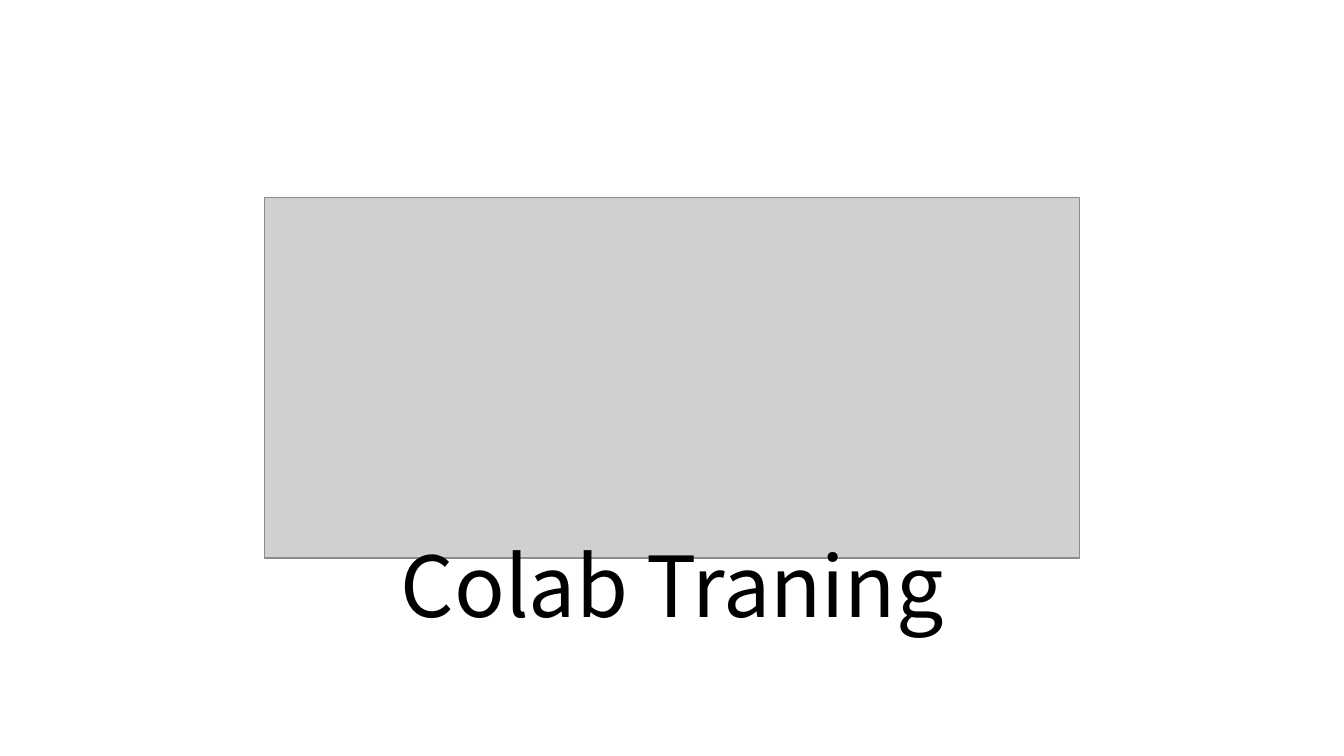
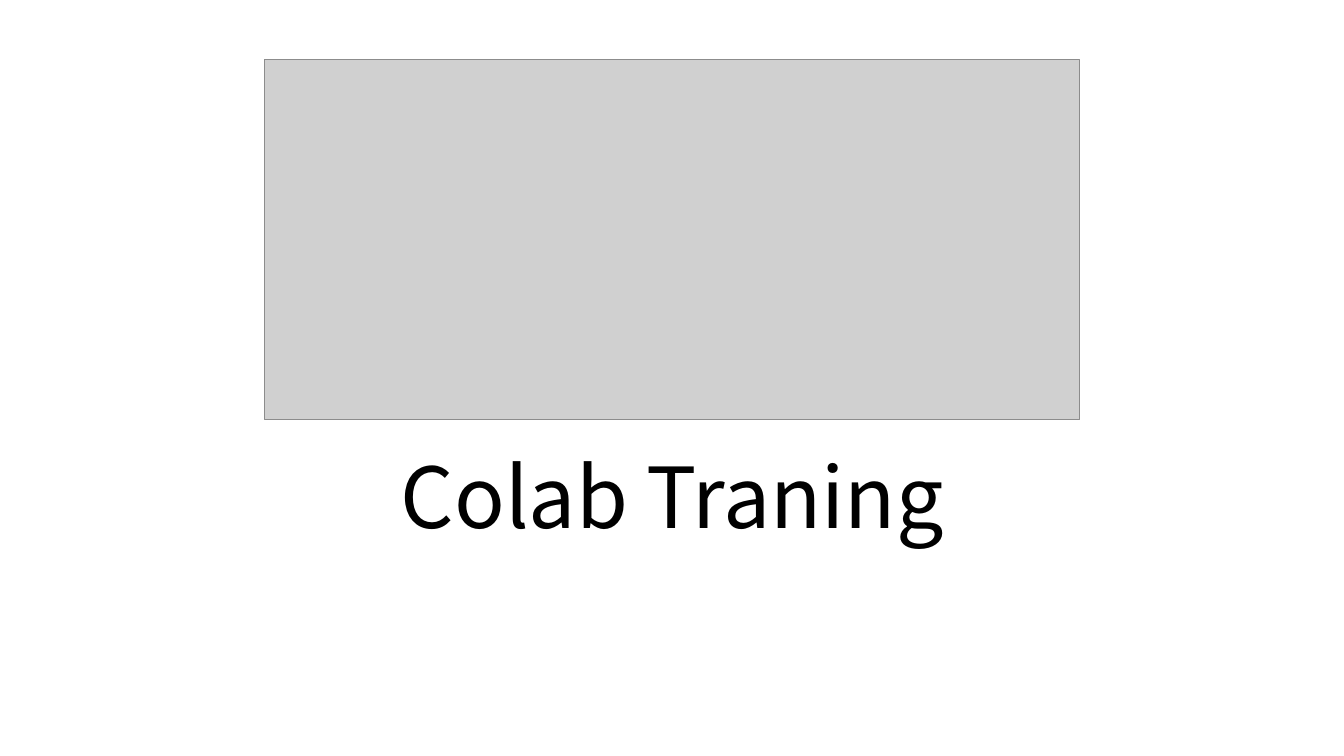
Before and after one commit to tjdghks994/ai-security, a slide deck: slide 1 of 4th week/4th.pptx. Drawn at 1344x756 pixels with LibreOffice and Linux fonts; fonts in the diff are those of the drawing; grey boxes stand for pictures. Boxes give left, top, right and bottom in pixels: in the first picture for what was removed or moved away, otherwise in the second. Text is boxed around its words. In the diff, an @@ line names an element or a change of style, - is before the commit and + after.

```diff
--- a/4th week/4th.pptx
+++ b/4th week/4th.pptx
@@ picture: place and size @@
-picture at bbox=[264, 198, 1079, 558]
+picture at bbox=[264, 59, 1079, 419]
@@ title "Colab Traning" rewrapped from bbox=[401, 533, 944, 638] to bbox=[401, 461, 944, 549] @@
```
Also in this commit, not shown: 3 other slides changed, 12 slides added, 1 other file.
